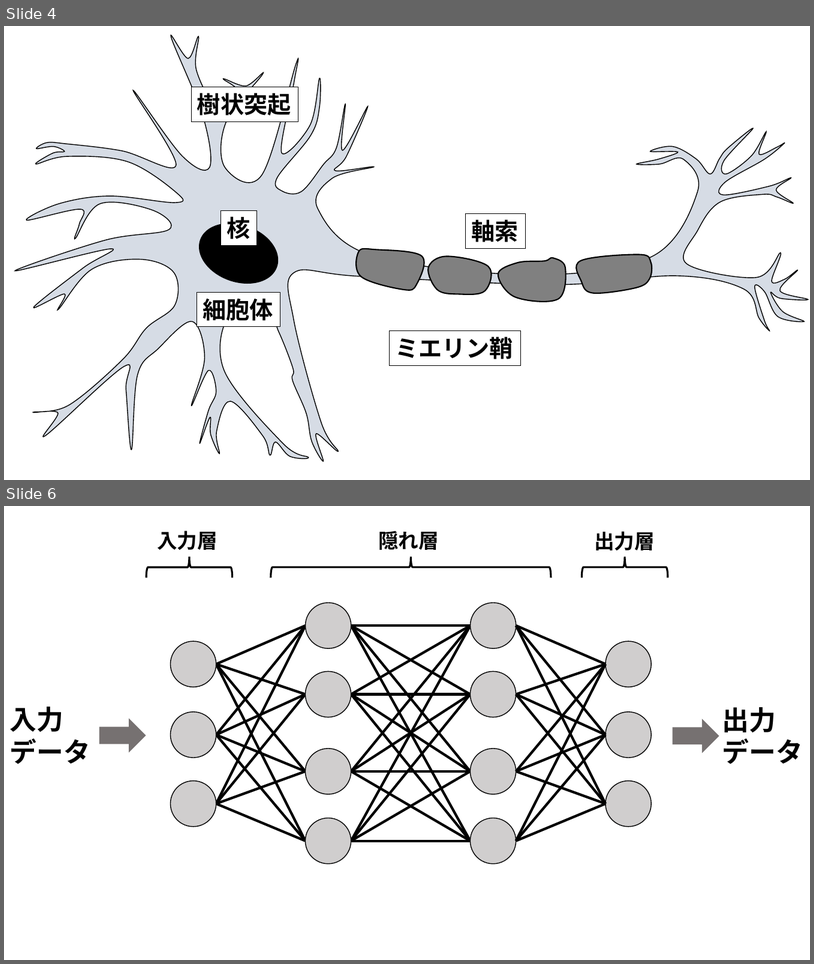
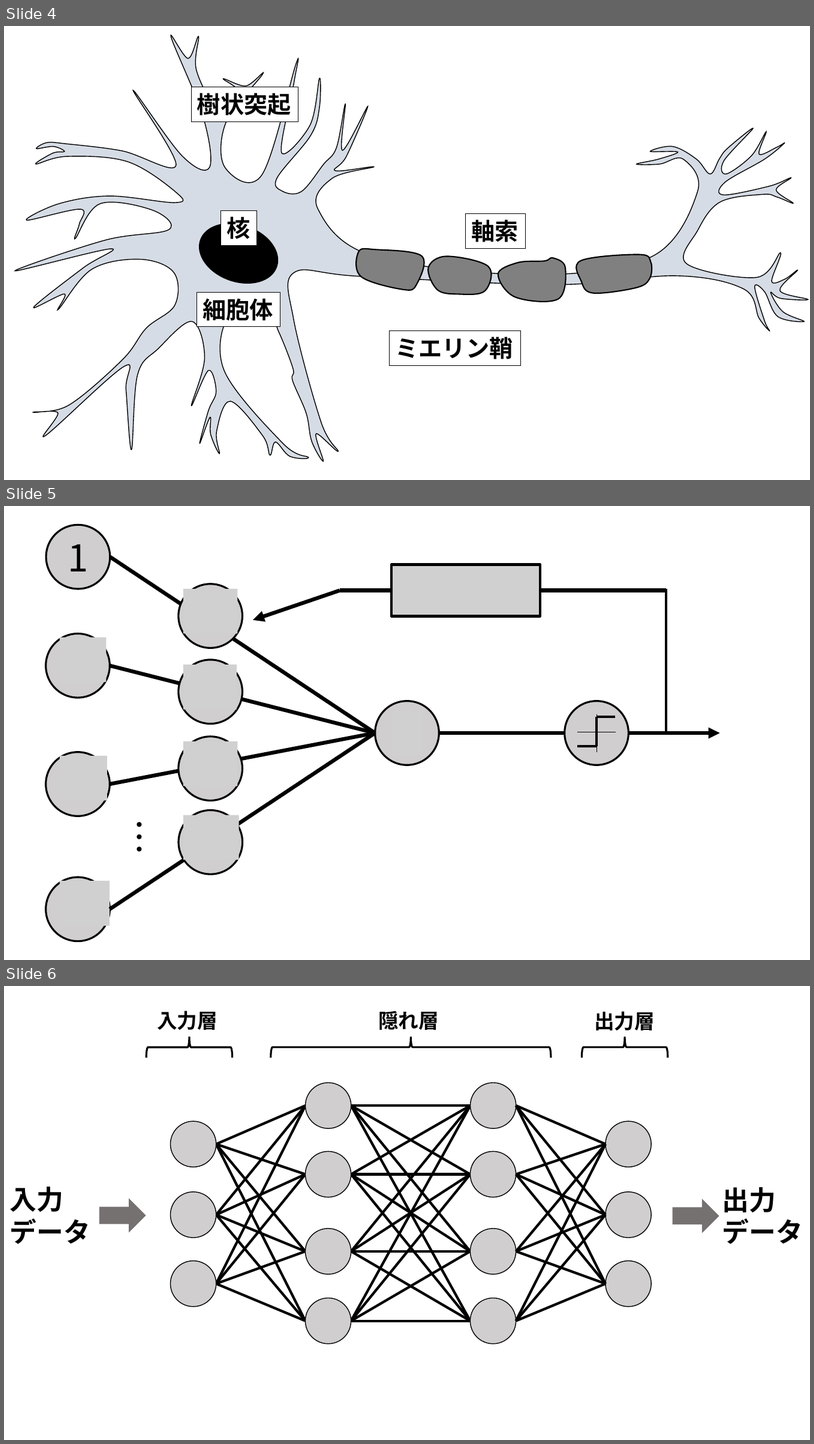
Before and after one commit to rurusasu/tex, a slide deck: 卒研発表tex用_イラスト.pptx. Shown one above the other, each under a label of ours: slides 4 and 6 before the commit, slides 4, 5 and 6 after it; the slides between them are not shown. The pictures are 814x964 and 814x1444 pixels, drawn with LibreOffice and Linux fonts; fonts in the diff are those of the drawing; grey boxes stand for pictures. Boxes give left, top, right and bottom in pixels: in the first picture for what was removed or moved away, otherwise in the second. Text is boxed around its words. In the diff, an @@ line names an element or a change of style, - is before the commit and + after.

```diff
--- a/卒研発表tex用_イラスト.pptx
+++ b/卒研発表tex用_イラスト.pptx
@@ slide 5 added at <box>4,506,810,960</box>, background #FFFFFF @@
@@ ellipse added at <box>47,525,110,589</box>, fill #D0CECE, outline #000000 2.25 pt, 44 pt, text #000000 @@
+1
@@ line added from (110, 557) to (375, 733), #000000 4.5 pt @@
@@ picture added at <box>392,565,540,616</box> @@
@@ ellipse added at <box>179,584,243,648</box>, fill #D0CECE, outline #000000 2.25 pt @@
@@ picture added at <box>183,589,238,634</box> @@
@@ arrow added from (340, 590) to (253, 620), #000000 4.5 pt @@
@@ line added from (392, 590) to (341, 590), #000000 4.5 pt @@
@@ line added from (667, 590) to (540, 590), #000000 4.5 pt @@
@@ line added from (667, 732) to (667, 589), #000000 3 pt @@
@@ ellipse added at <box>46,634,110,698</box>, fill #D0CECE, outline #000000 2.25 pt @@
@@ picture added at <box>60,637,106,682</box> @@
@@ line added from (110, 666) to (375, 733), #000000 4.5 pt @@
@@ ellipse added at <box>179,660,243,724</box>, fill #D0CECE, outline #000000 2.25 pt @@
@@ picture added at <box>183,664,237,709</box> @@
@@ ellipse added at <box>375,701,440,765</box>, fill #D0CECE, outline #000000 2.25 pt @@
@@ picture added at <box>392,711,423,755</box> @@
@@ group added at <box>565,701,629,765</box>: 5 lines, 1 ellipse @@
@@ line added from (110, 909) to (375, 733), #000000 4.5 pt @@
@@ line added from (110, 784) to (375, 733), #000000 4.5 pt @@
@@ ellipse added at <box>179,736,243,801</box>, fill #D0CECE, outline #000000 2.25 pt @@
@@ line added from (440, 733) to (565, 733), #000000 4.5 pt @@
@@ arrow added from (629, 733) to (720, 733), #000000 4.5 pt @@
@@ ellipse added at <box>46,751,110,816</box>, fill #D0CECE, outline #000000 2.25 pt @@
@@ picture added at <box>60,756,107,801</box> @@
@@ picture added at <box>183,741,238,786</box> @@
@@ ellipse added at <box>179,810,243,874</box>, fill #D0CECE, outline #000000 2.25 pt @@
@@ text added at <box>108,812,165,859</box>, 44 pt, text #000000 @@
+…
@@ picture added at <box>183,815,239,860</box> @@
@@ ellipse added at <box>46,877,110,941</box>, fill #D0CECE, outline #000000 2.25 pt @@
@@ picture added at <box>60,880,109,925</box> @@
```
Also in this commit, not shown: 1 slide removed, 12 other files.
